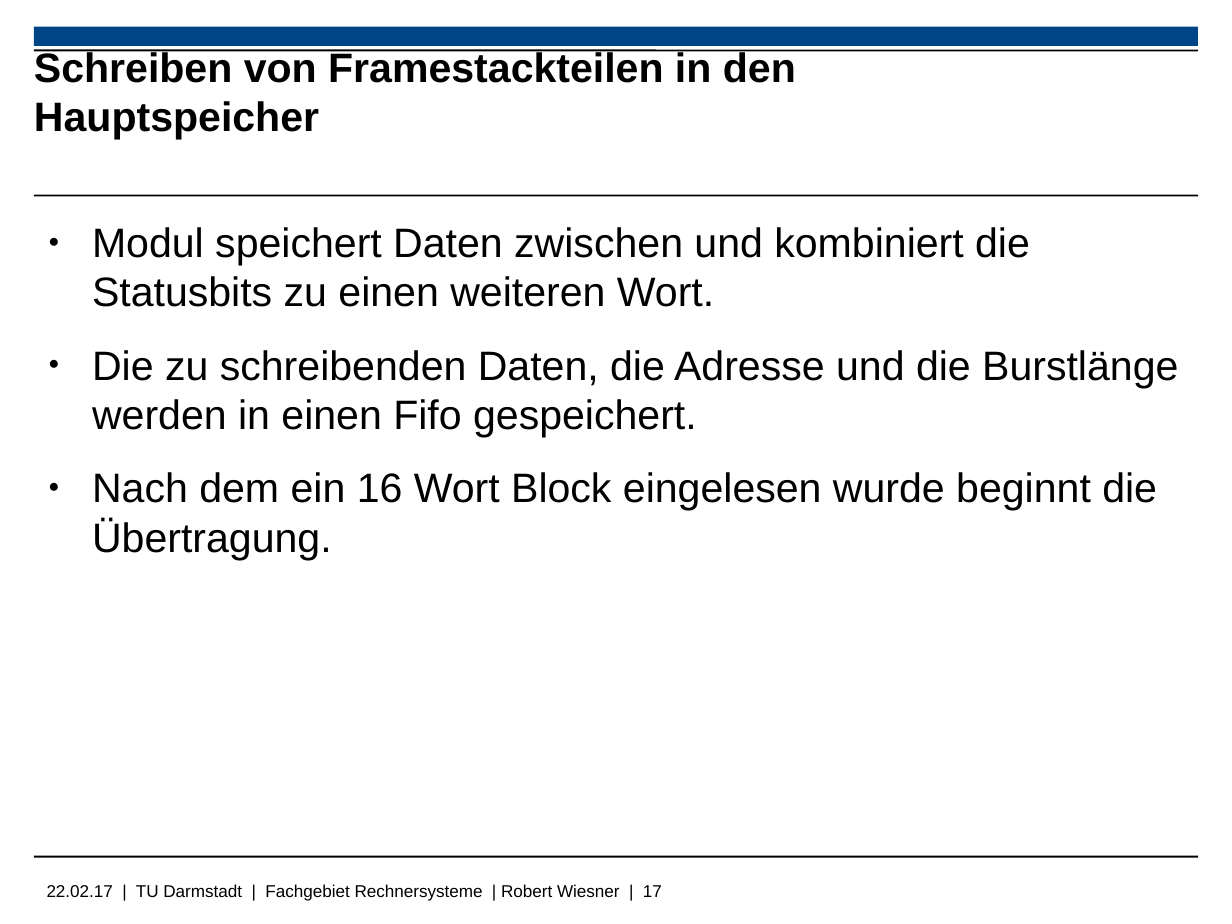
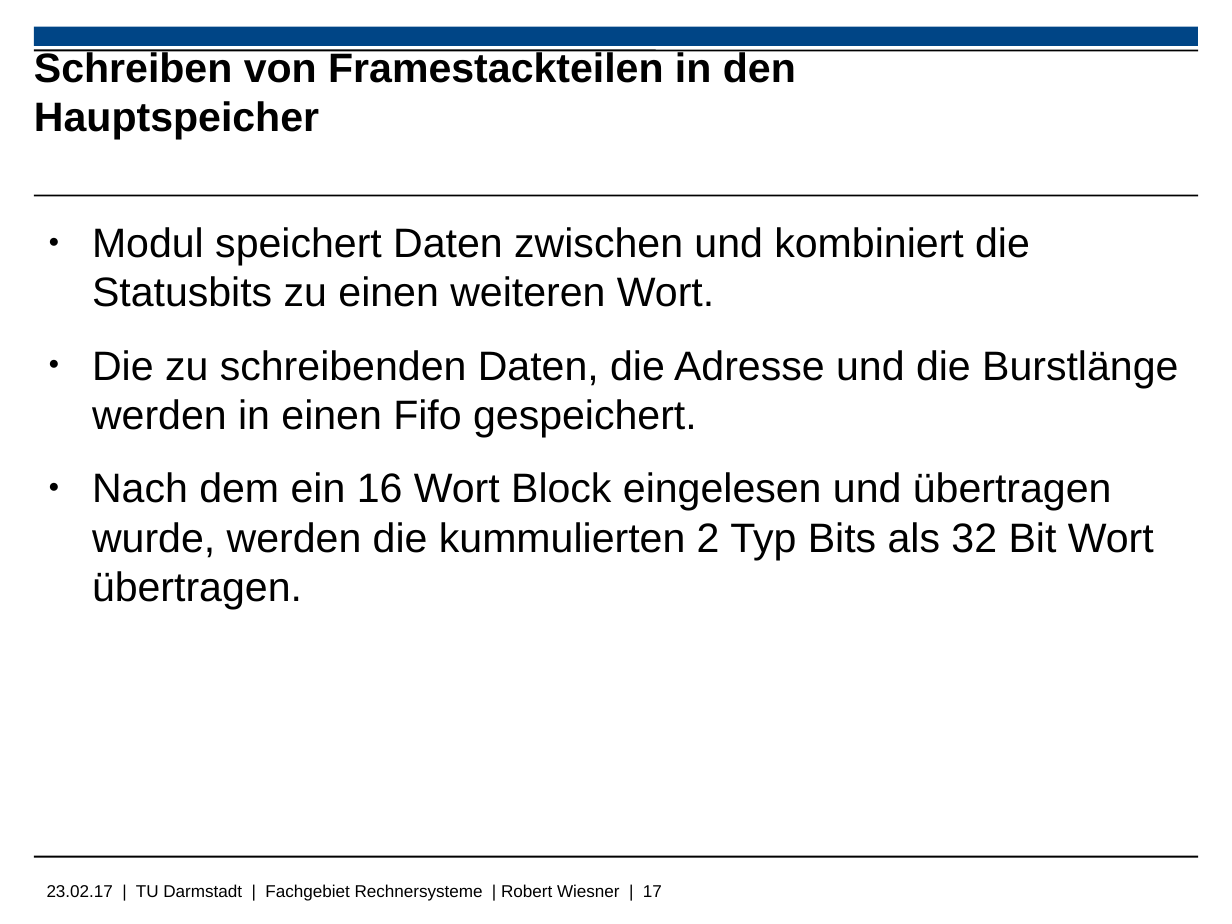
Before and after one commit to Wiero/PS_RS_REPORT, a slide deck: slide 17 of PräsentationSaF_Wiesner.odp. Drawn at 1232x924 pixels with LibreOffice and Linux fonts; fonts in the diff are those of the drawing; background and template pictures are left out. Boxes give left, top, right and bottom in pixels: in the first picture for what was removed or moved away, otherwise in the second. Text is boxed around its words. In the diff, an @@ line names an element or a change of style, - is before the commit and + after.

```diff
--- a/PräsentationSaF_Wiesner.odp
+++ b/PräsentationSaF_Wiesner.odp
@@ text at (92, 472, 1154, 609): text changed @@
-● Nach dem ein 16 Wort Block eingelesen wurde beginnt die Übertragung.
+● Nach dem ein 16 Wort Block eingelesen und übertragen wurde, werden die kummulierten 2 Typ Bits als 32 Bit Wort übertragen.
@@ text at (47, 884, 662, 901): text changed @@
-22.02.17 | TU Darmstadt | Fachgebiet Rechnersysteme | Robert Wiesner | 17
+23.02.17 | TU Darmstadt | Fachgebiet Rechnersysteme | Robert Wiesner | 17
```
Also in this commit, not shown: 28 other slides changed, 1 slide removed, 7 other files.
